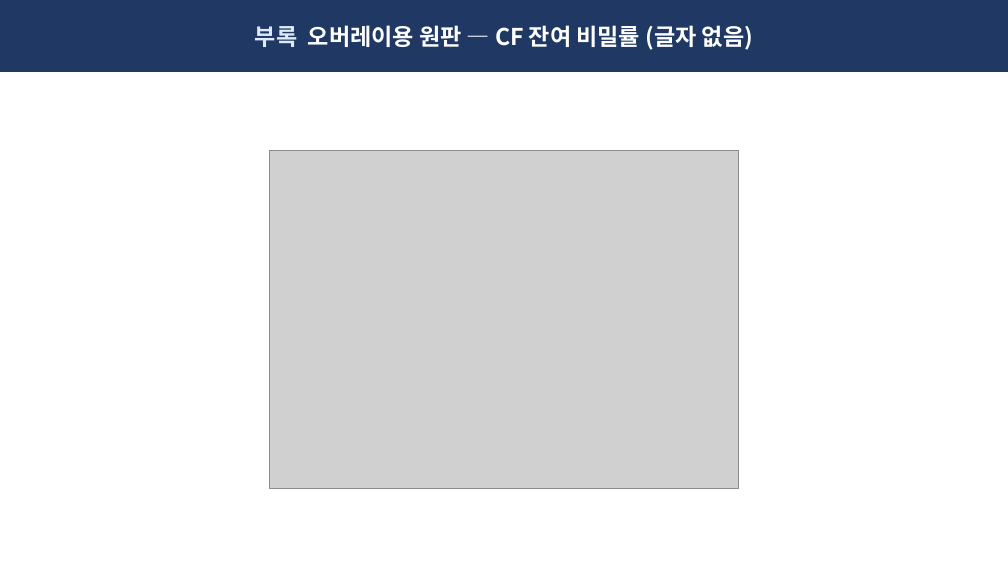
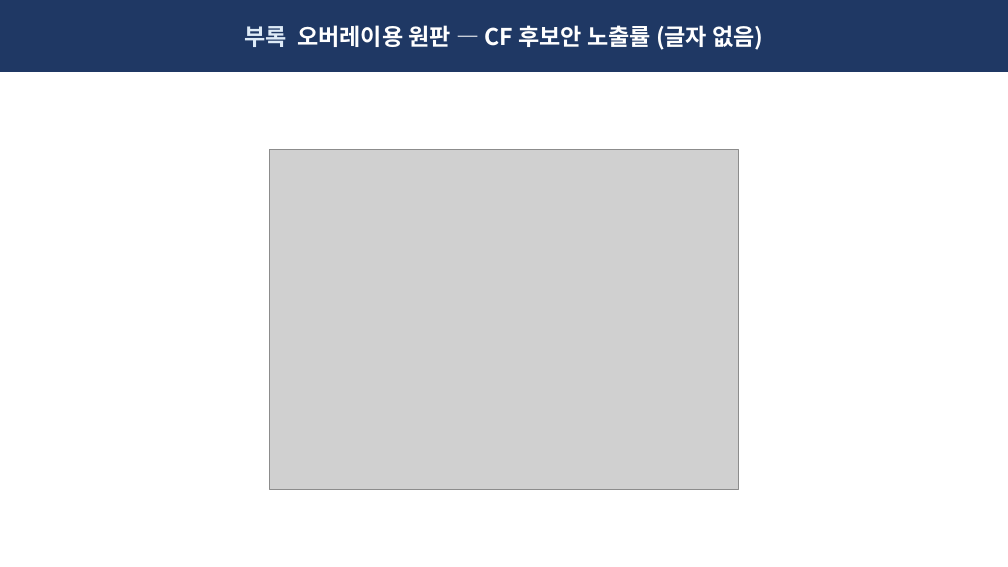
Before and after one commit to Sunwoo-Nam/architect-teamproject, a slide deck: slide 13 of docs/changbae/61-핵심QA-5종-임원-브리핑.pptx. Drawn at 1008x567 pixels with LibreOffice and Linux fonts; fonts in the diff are those of the drawing; grey boxes stand for pictures. Boxes give left, top, right and bottom in pixels: in the first picture for what was removed or moved away, otherwise in the second. Text is boxed around its words. In the diff, an @@ line names an element or a change of style, - is before the commit and + after.

```diff
--- a/docs/changbae/61-핵심QA-5종-임원-브리핑.pptx
+++ b/docs/changbae/61-핵심QA-5종-임원-브리핑.pptx
@@ text in rectangle at box(244, 25, 763, 50): text changed @@
-부록 오버레이용 원판 — CF 잔여 비밀률 (글자 없음)
+부록 오버레이용 원판 — CF 후보안 노출률 (글자 없음)
```
Also in this commit, not shown: 1 other slide changed, 25 other files.
